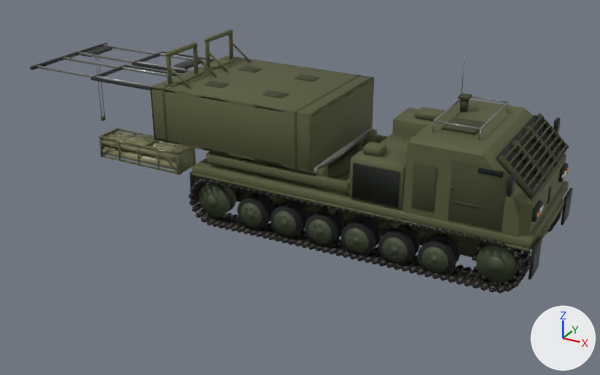
Renders of the glTF model src/models/m270-mlrs.glb from each side of a commit.
Both versions are drawn from a camera (50 mm lens) standing at (6.1, -14.21, 7.63) and looking at (-0.78, -1.7, 1.38). Arrows for +X, +Y and +Z are at lower right; the lights stay in place. The older version comes first. Both versions are drawn at frame 206 of the action 'reload'; the numbers are the values there.

Before the edit, the objects in view are built like this:
```python
me_hubs = bpy.data.meshes.new('hubs')
me_hubs.from_pydata(...)  # 3736 vertices, 6848 faces; spans x -3.36..3.31, y -1.46..1.46, z 0.12..0.94
me_hubs.materials.append(mat_hubs)  # dark green #454f38
me_launcher = bpy.data.meshes.new('launcher')
me_launcher.from_pydata(...)  # 636 vertices, 1160 faces; spans x 0.0..3.72, y -1.41..1.41, z -0.05..1.83
# faces by material slot: [736, 424]
me_launcher.materials.append(mat_hull)  # dark yellow #585c3b
me_launcher.materials.append(mat_hulldark)  # dark green #40452a
me_turret = bpy.data.meshes.new('turret')
me_turret.from_pydata(...)  # 420 vertices, 784 faces; spans x -1.71..1.53, y -1.36..1.36, z 1.2..1.65
# faces by material slot: [192, 528, 64]
me_turret.materials.append(mat_hulldark)  # dark green #40452a
me_turret.materials.append(mat_hull)  # dark yellow #585c3b
me_turret.materials.append(mat_metal)  # grey #979b97
ob_hubs = bpy.data.objects.new('hubs', me_hubs)
ob_hubs.location = (0.0, 0.0, 0.0)
ob_launcher = bpy.data.objects.new('launcher', me_launcher)
ob_launcher.parent = ob_turret
ob_launcher.location = (-0.95, 0.0, 1.58)
ob_turret = bpy.data.objects.new('turret', me_turret)
ob_turret.location = (-1.65, 0.0, 0.0)
ob_turret.rotation_euler = (0.0, 0.0, -3.142)  # degrees (0, 0, -180)
# also in view: 'louver_backs' at (3.06, 0.0, 2.18); 'flaps' at (0.03, 0.0, 0.78); 'cab' at (2.3, 0.0, 1.9); 'roof' at (1.8, 0.0, 2.76); 'doors' at (2.4, 0.0, 1.8)
```
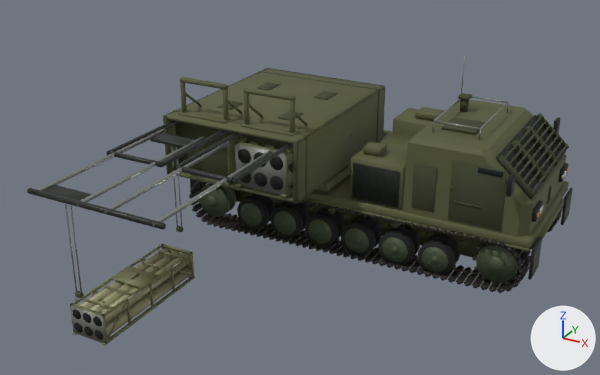
Pixel boxes (x1, y1, x2, y2) of what changed, in the pictures (600 x 375 px):
'launcher', turned
    before: (150, 30, 374, 172)
    after: (163, 68, 385, 204)
'pod_r', turned
    before: (99, 128, 196, 175)
    after: (70, 244, 195, 345)
'boom_2', turned
    before: (30, 43, 206, 86)
    after: (27, 129, 273, 230)
'turret', turned (mostly hidden afterwards)
    before: (206, 127, 388, 193)
    after: (316, 130, 393, 192)
'boom_1', turned
    before: (91, 51, 215, 90)
    after: (107, 120, 293, 184)
'pod_l', turned (not visible before)
    after: (235, 136, 293, 197)
'pod_r_trolley', turned
    before: (81, 46, 201, 69)
    after: (42, 133, 195, 201)
'pod_r_cable', turned
    before: (95, 57, 188, 121)
    after: (65, 146, 183, 299)
'strut_b_l', turned (not visible afterwards)
    before: (262, 162, 306, 172)
'strut_a_l', turned (not visible afterwards)
    before: (224, 154, 239, 158)

The edits, one by one:
Object 'turret' (ob_turret) turns from (0, 0, -180) to (0, 0, -90) degrees about x, y and z.
